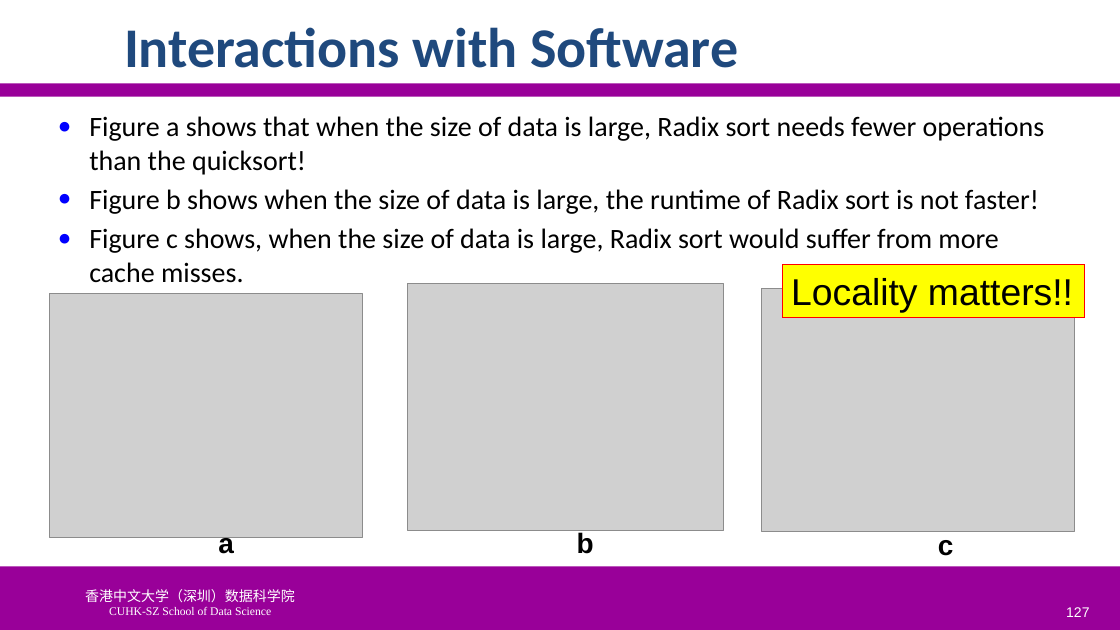
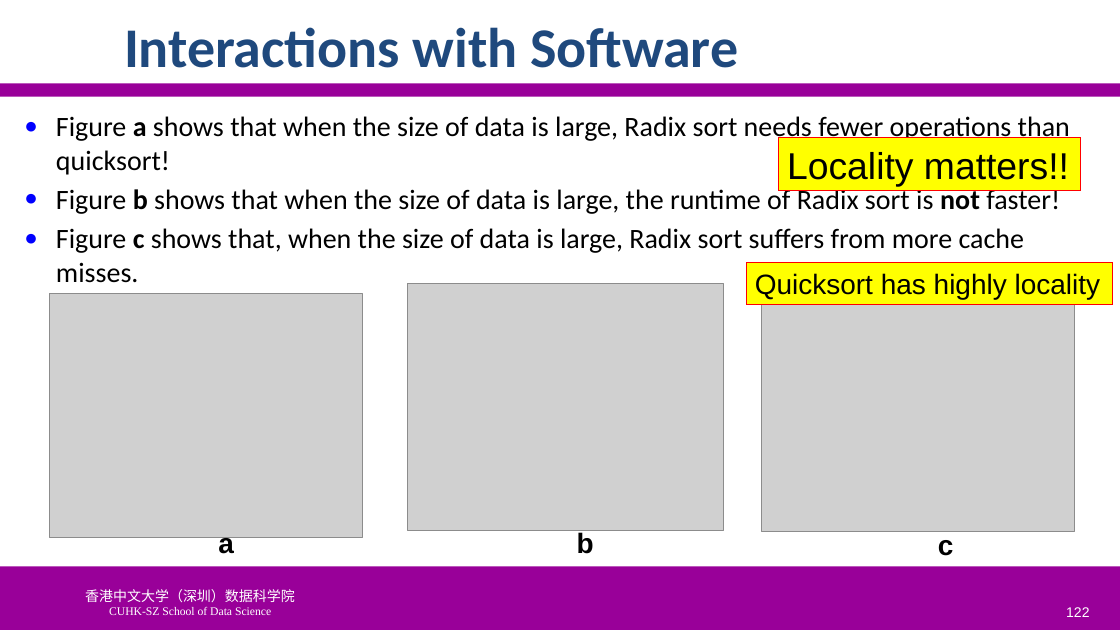
Before and after one commit to SUNCHAOYI923/CMU_CSAPP, a slide deck: slide 122 of slide/CA3060-6-MemHierarchy.pptx (slide 127 before the commit). Drawn at 1120x630 pixels with LibreOffice and Linux fonts; fonts in the diff are those of the drawing; grey boxes stand for pictures; background and template pictures are left out. Boxes give left, top, right and bottom in pixels: in the first picture for what was removed or moved away, otherwise in the second. Text is boxed around its words. In the diff, an @@ line names an element or a change of style, - is before the commit and + after.

```diff
--- a/slide/CA3060-6-MemHierarchy.pptx
+++ b/slide/CA3060-6-MemHierarchy.pptx
@@ text at [56, 116, 1070, 283]: text changed @@
-● Figure a shows that when the size of data is large, Radix sort needs fewer operations than the quicksort!
-● Figure b shows when the size of data is large, the runtime of Radix sort is not faster!
-● Figure c shows, when the size of data is large, Radix sort would suffer from more cache misses.
+● Figure a shows that when the size of data is large, Radix sort needs fewer operations than quicksort!
+● Figure b shows that when the size of data is large, the runtime of Radix sort is not faster!
+● Figure c shows that, when the size of data is large, Radix sort suffers from more cache misses.
@@ rectangle added at [779, 137, 1081, 191], fill #FFFF00, outline #FF0000 0.75 pt, 32 pt, text #000000 @@
+Locality matters!!
@@ rectangle "Quicksort has highly locality": place and size @@
-rectangle "Quicksort has highly locality" at [783, 265, 1085, 318]
+rectangle "Quicksort has highly locality" at [747, 262, 1113, 304]
@@ text in rectangle at [755, 273, 1101, 299]: text changed; size 32 to 24 pt @@
-Locality matters!!
+Quicksort has highly locality
@@ page number at [1066, 607, 1089, 617]: text changed @@
-127
+122
```
Also in this commit, not shown: 40 other slides changed, 5 slides added, 10 slides removed, 31 other files.
